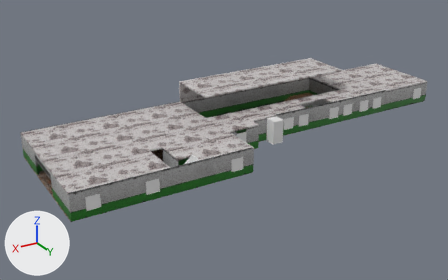
An edit to the Blender file Baú -Modelos_3D/Cenários/Escola/Escola-Andar2.blend, drawn before and after from the same camera.
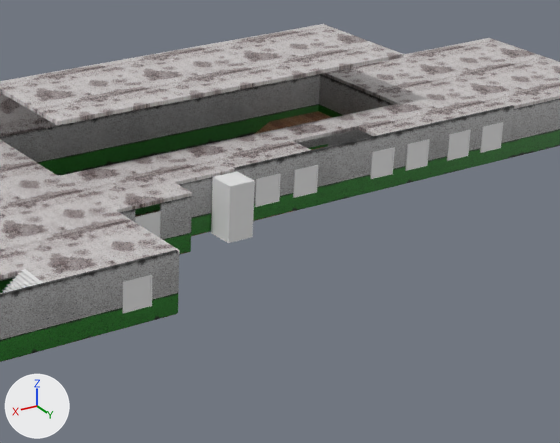
The first picture shows the older version from a 50 mm camera at (69.6, 82.1, 45.1) aimed at (19.6, -1.3, 3.4). The close-ups show both versions on the part from 41% to 90% of the width and 17% to 80% of the height of that picture; other places that the commit changed are outside them. Lighting does not change. The marker at lower left points along +X, +Y and +Z.

In view in the first close-up: 'Elevador.001', 'Janela', 'Janela.001', 'Janela.003', 'Janela.004', 'Janela.005', 'Janela.006', 'Janela.007', 'Parede-Andar2-23', 'Parede-Andar2-26', 'Parede-Andar2-27', 'Parede-Andar2-3', 'Parede-Andar2-30', 'PortaGrande', 'Teto-Andar2-1', 'Teto-Andar2-2', 'Teto-Andar2-3', 'Teto-Andar3.002', 'Teto-Teatro', 'Teto.004'.
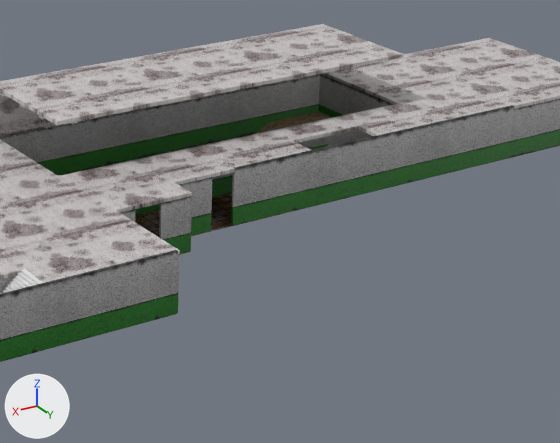
Changed parts and their boxes (x1, y1, x2, y2) in the close-ups (560 x 443 px):
'Elevador.001', deleted
    before: (211, 171, 255, 243)
'Janela.007', deleted
    before: (123, 275, 152, 313)
'Janela.006', deleted
    before: (255, 174, 281, 207)
'Janela.005', deleted
    before: (293, 165, 318, 198)
'Janela.004', deleted
    before: (370, 147, 395, 179)
'Janela.003', deleted
    before: (405, 139, 430, 171)
'Janela.001', deleted
    before: (447, 130, 471, 161)
'Janela', deleted
    before: (480, 122, 503, 153)
'PortaGrande', deleted
    before: (135, 211, 161, 238)
'Parede-Andar2-37', added
    after: (0, 276, 15, 293)

What the commit changed:
Mesh me_cube_112 is new.
It is a box spanning x -1.0..1.0, y -2.37..4.2, z -1.02..1.0.
It uses material mat_material (picture img_parede_escola_pixel_png).
Mesh me_cube_110 is new.
It consists of a box spanning x -1.0..1.0, y -4.76..1.86, z -1.0..1.0; a box spanning x 4.4..6.4, y -4.76..1.86, z -1.0..1.0.
Object 'Elevador.001' (ob_elevador_001) is deleted.
Object 'PortaGrande' (ob_portagrande) is deleted.
Object 'Janela' (ob_janela) is deleted.
Object 'Janela.001' (ob_janela_001) is deleted.
Object 'Janela.003' (ob_janela_003) is deleted.
Object 'Janela.004' (ob_janela_004) is deleted.
Object 'Janela.005' (ob_janela_005) is deleted.
Object 'Janela.006' (ob_janela_006) is deleted.
Object 'Janela.007' (ob_janela_007) is deleted.
Object 'Parede-Andar2-37' (ob_parede_andar2_37) is new; it shows me_cube_112.
Its location is (33.2, 9.7, 5.64).
Its rotation in degrees is (0, 0, 90).
Its scale is (0.092, 0.335, 1.92).
Object 'Suporte-Luz.017' (ob_suporte_luz_017) is new; it shows me_cube_110.
Its location is (6.51, -9.66, 11.21).
Its rotation in degrees is (0, 0, 90).
Its scale is (0.0481, 3.43, 0.0481).
